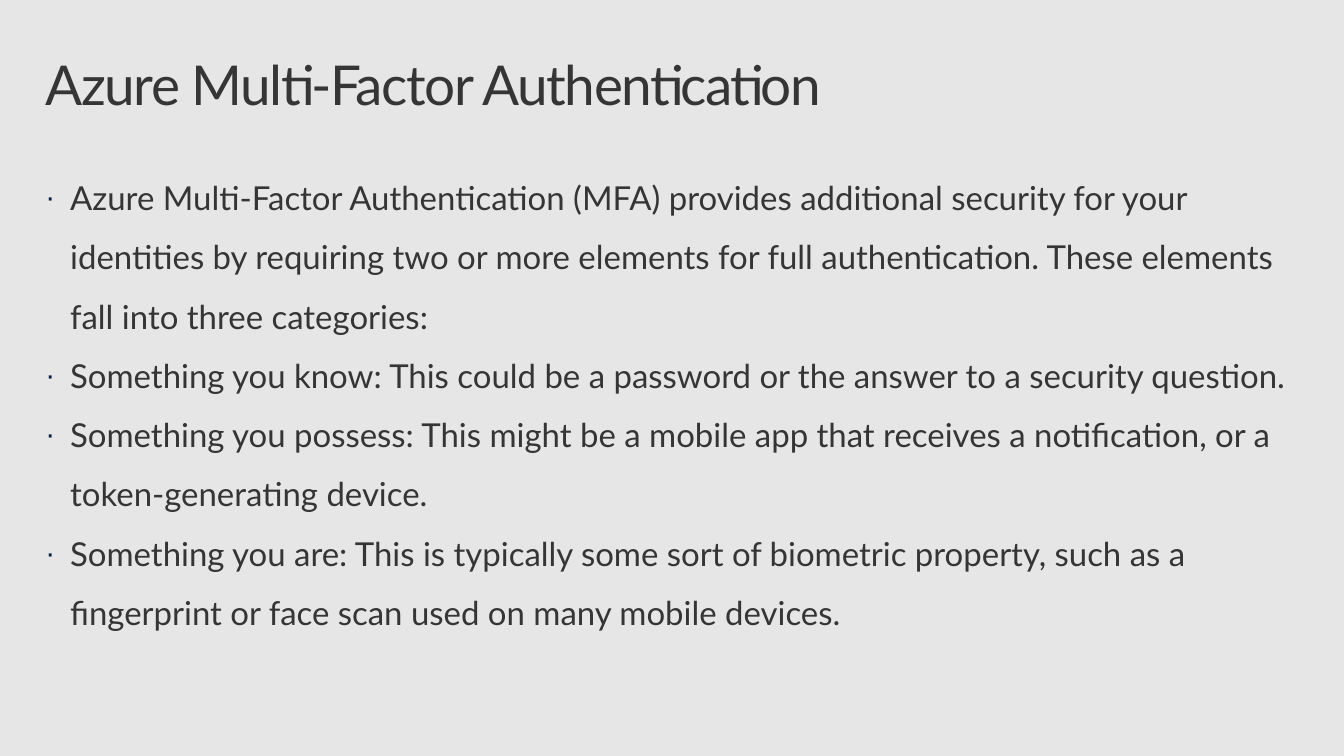
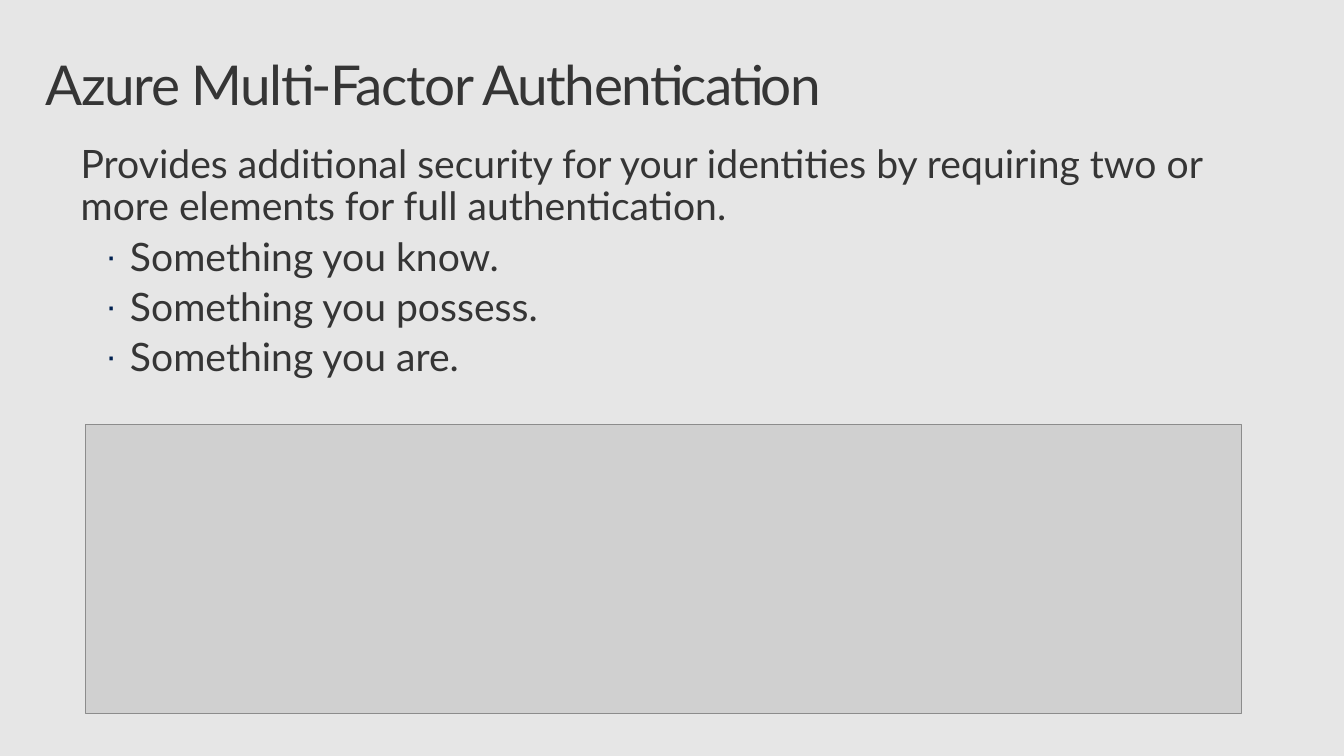
Before and after one commit to CSA-OCP-GER/azure-fundamentals-v2, a slide deck: slide 15 of 3_security-compliance-trust/3_security-compliance-trust.pptx. Drawn at 1344x756 pixels with LibreOffice and Linux fonts; fonts in the diff are those of the drawing; grey boxes stand for pictures; background and template pictures are left out. Boxes give left, top, right and bottom in pixels: in the first picture for what was removed or moved away, otherwise in the second. Text is boxed around its words. In the diff, an @@ line names an element or a change of style, - is before the commit and + after.

```diff
--- a/3_security-compliance-trust/3_security-compliance-trust.pptx
+++ b/3_security-compliance-trust/3_security-compliance-trust.pptx
@@ text at (81,149,1203,378): text changed; size 24 to 28.6 pt @@
-· Azure Multi-Factor Authentication (MFA) provides additional security for your identities by requiring two or more elements for full authentication. These elements fall into three categories:
-· Something you know: This could be a password or the answer to a security question.
-· Something you possess: This might be a mobile app that receives a notification, or a token-generating device.
-· Something you are: This is typically some sort of biometric property, such as a fingerprint or face scan used on many mobile devices.
+Provides additional security for your identities by requiring two or more elements for full authentication.
+  · Something you know.
+  · Something you possess.
+  · Something you are.
@@ picture added at (86,424,1242,713) @@
```
Also in this commit, not shown: 1 slide added, 1 slide removed, 1 other file.
